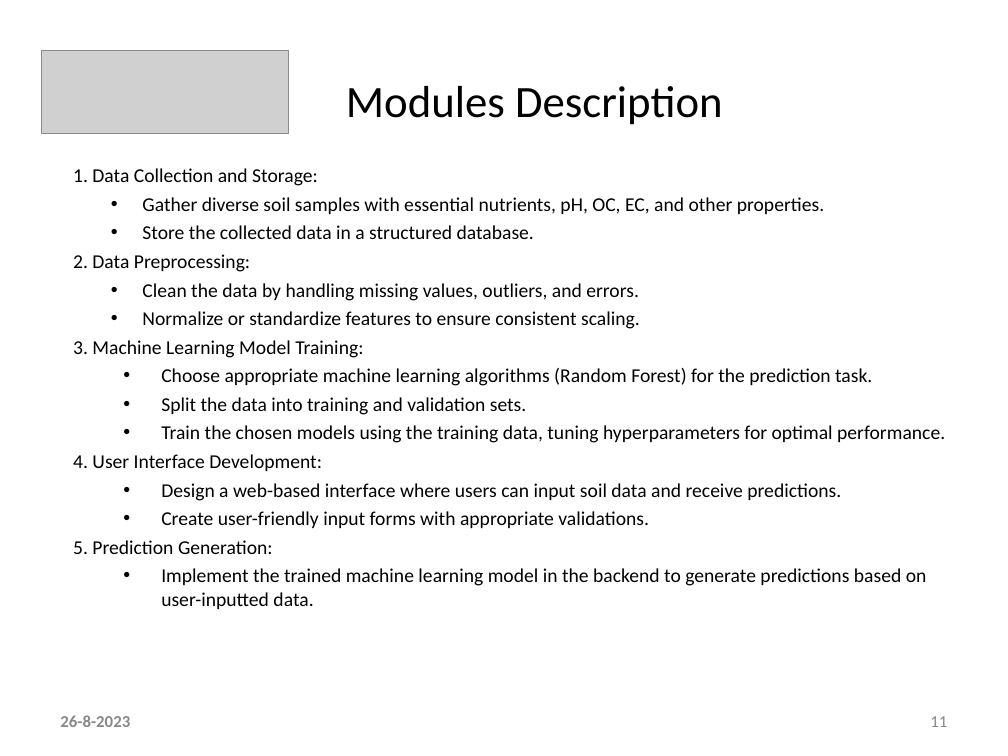
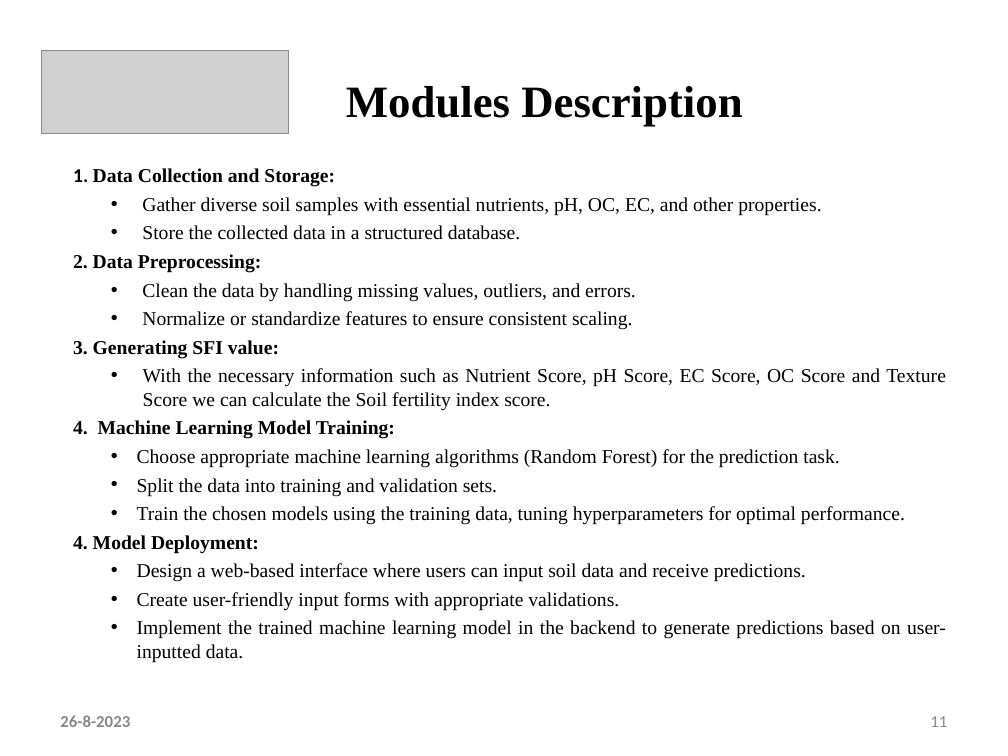
Before and after one commit to prakashy003/Soil-Analyzer, a slide deck: slide 11 of Documents/Review 1 ppt.pptx. Drawn at 1008x756 pixels with LibreOffice and Linux fonts; fonts in the diff are those of the drawing; grey boxes stand for pictures. Boxes give left, top, right and bottom in pixels: in the first picture for what was removed or moved away, otherwise in the second. Text is boxed around its words. In the diff, an @@ line names an element or a change of style, - is before the commit and + after.

```diff
--- a/Documents/Review 1 ppt.pptx
+++ b/Documents/Review 1 ppt.pptx
@@ text "Modules Description" at [346, 86, 742, 127]: font Calibri to Times New Roman, bold on @@
@@ text at [73, 168, 946, 663]: font Calibri to Times New Roman in "Data Collection and Storage:", "Gather diverse soil samples with essential nutrients, ...", "Store the collected data in a structured ...", "2. Data Preprocessing:" and 8 more places; bold on in "1. Data Collection and Storage:", "2. Data Preprocessing:"; alignment left to justified; indent changed @@
@@ text at [73, 340, 946, 439]: text changed; font Calibri to Times New Roman @@
-3. Machine Learning Model Training:
+3. Generating SFI value:
+• With the necessary information such as Nutrient Score, pH Score, EC Score, OC Score and Texture Score we can calculate the Soil fertility index score.
+4. Machine Learning Model Training:
@@ text at [73, 535, 259, 554]: text changed; font Calibri to Times New Roman; bold on @@
-4. User Interface Development:
+4. Model Deployment:
@@ text at [73, 540, 273, 554]: paragraph removed @@
-5. Prediction Generation:
```
Also in this commit, not shown: 14 other slides changed, 9 other files.
